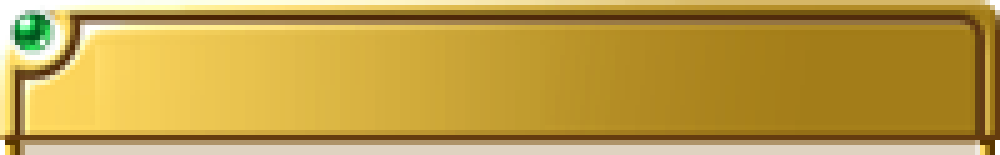
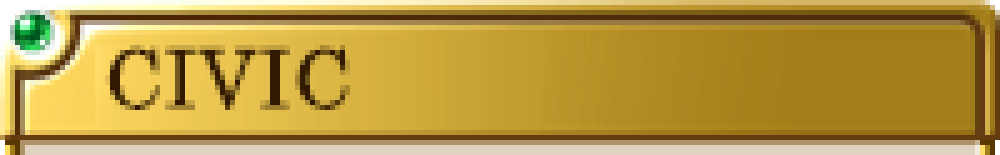
Two versions of the same layered image (1000×155). Layer-by-layer changes:
added layer "CIVIC" above "Layer 2" over [105, 45, 350, 110]
